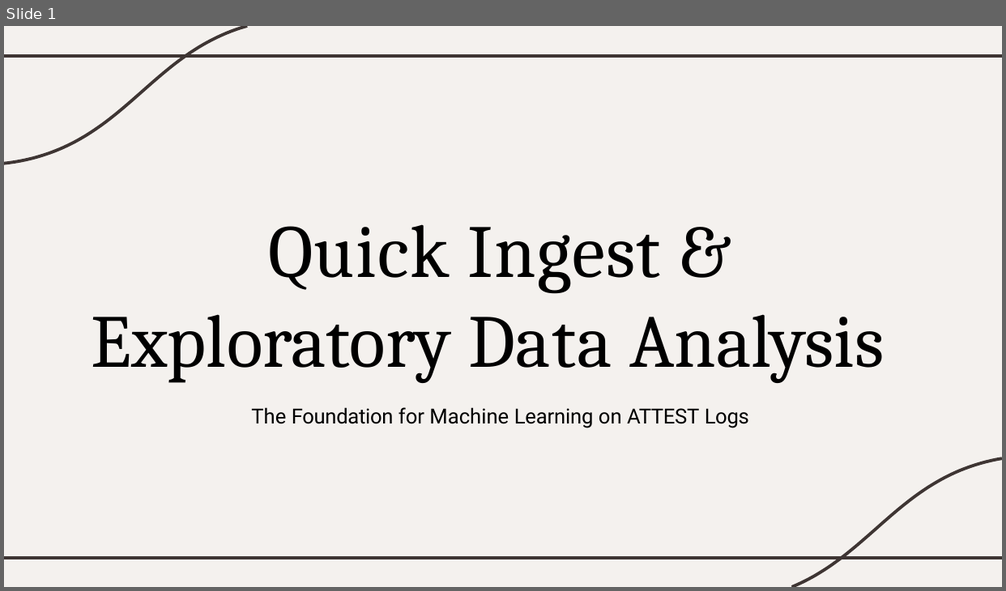
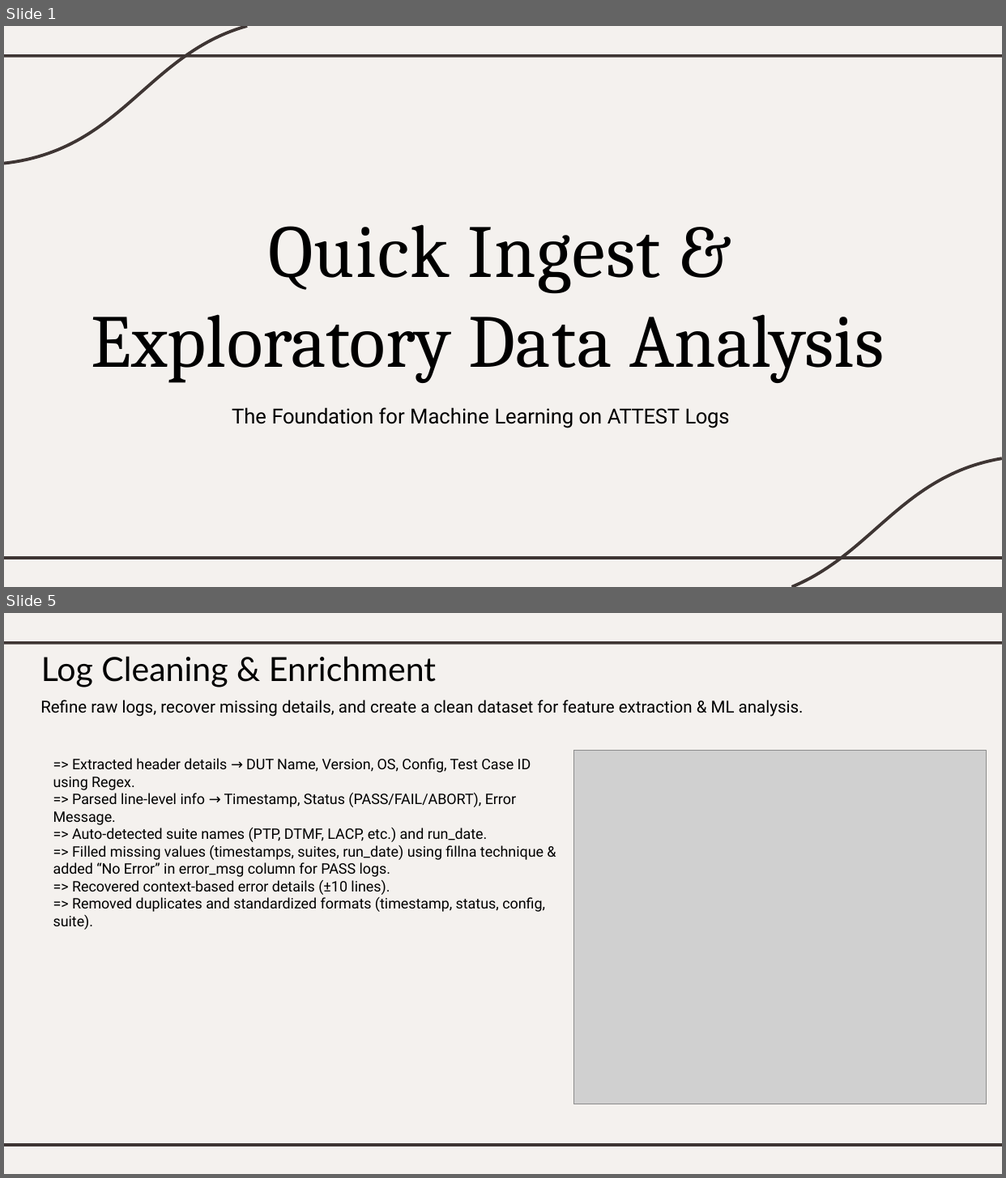
Before and after one commit to HemalathaSuresh-25/EDA-and-Quick-Ingest, a slide deck: reports/Quick Ingest & EDA_task2.pptx. Shown one above the other, each under a label of ours: slide 1 before the commit, slides 1 and 5 after it; the slides between them are not shown. The pictures are 1006x591 and 1006x1178 pixels, drawn with LibreOffice and Linux fonts; fonts in the diff are those of the drawing; grey boxes stand for pictures. Boxes give left, top, right and bottom in pixels: in the first picture for what was removed or moved away, otherwise in the second. Text is boxed around its words. In the diff, an @@ line names an element or a change of style, - is before the commit and + after.

```diff
--- a/reports/Quick Ingest & EDA_task2.pptx
+++ b/reports/Quick Ingest & EDA_task2.pptx
@@ slide 5 added at (4,613,1002,1174), background #FFFFFF; not listed: 3 template elements that a slide beside it also shows @@
@@ text added at (41,656,436,688), 24 pt, text #000000 @@
+Log Cleaning & Enrichment
@@ text added at (40,700,803,717), 12 pt, text #000000 @@
+Refine raw logs, recover missing details, and create a clean dataset for feature extraction & ML analysis.
@@ text added at (53,758,545,930), 10.5 pt, text #000000 @@
+=> Extracted header details → DUT Name, Version, OS, Config, Test Case ID using Regex.
+=> Parsed line-level info → Timestamp, Status (PASS/FAIL/ABORT), Error Message.
+=> Auto-detected suite names (PTP, DTMF, LACP, etc.) and run_date.
+=> Filled missing values (timestamps, suites, run_date) using fillna technique & added “No Error” in error_msg column for PASS logs.
+=> Recovered context-based error details (±10 lines).
+=> Removed duplicates and standardized formats (timestamp, status, config, suite).
@@ picture added at (573,751,986,1104) @@
@@ slide 1 changed as well @@
@@ text "The Foundation for Machine Learning ...": place and size @@
-text "The Foundation for Machine Learning ..." at (251,408,749,429)
+text "The Foundation for Machine Learning ..." at (232,408,730,429)
```
Also in this commit, not shown: 1 other slide changed, 11 other slides added, 7 slides removed.
